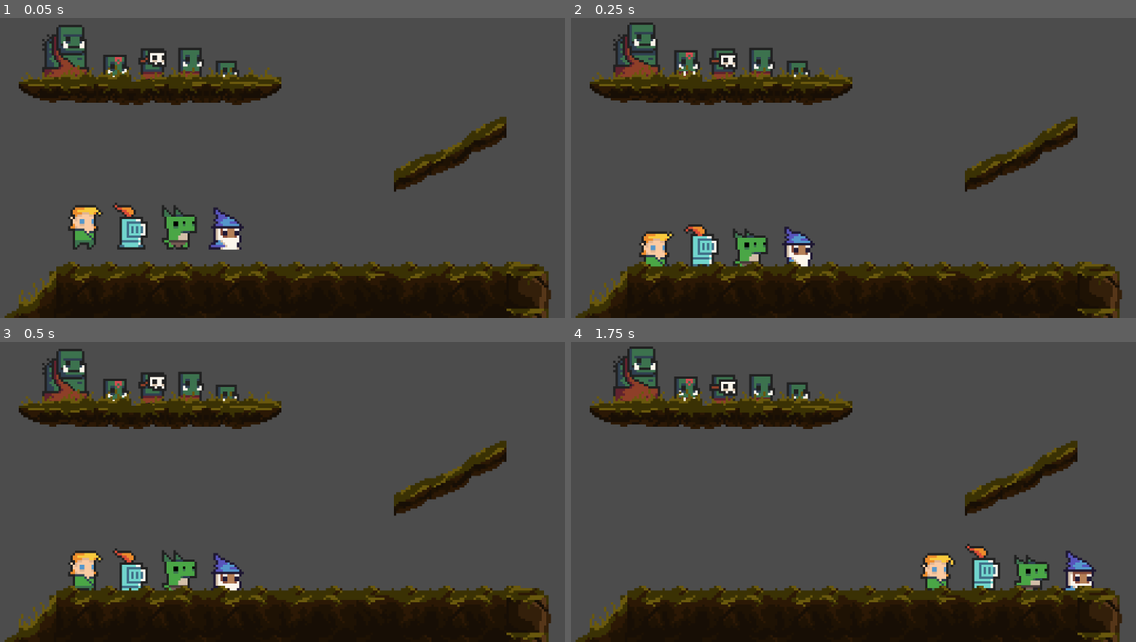
Above: before the commit, frames 1-4 (two rows, left to right).
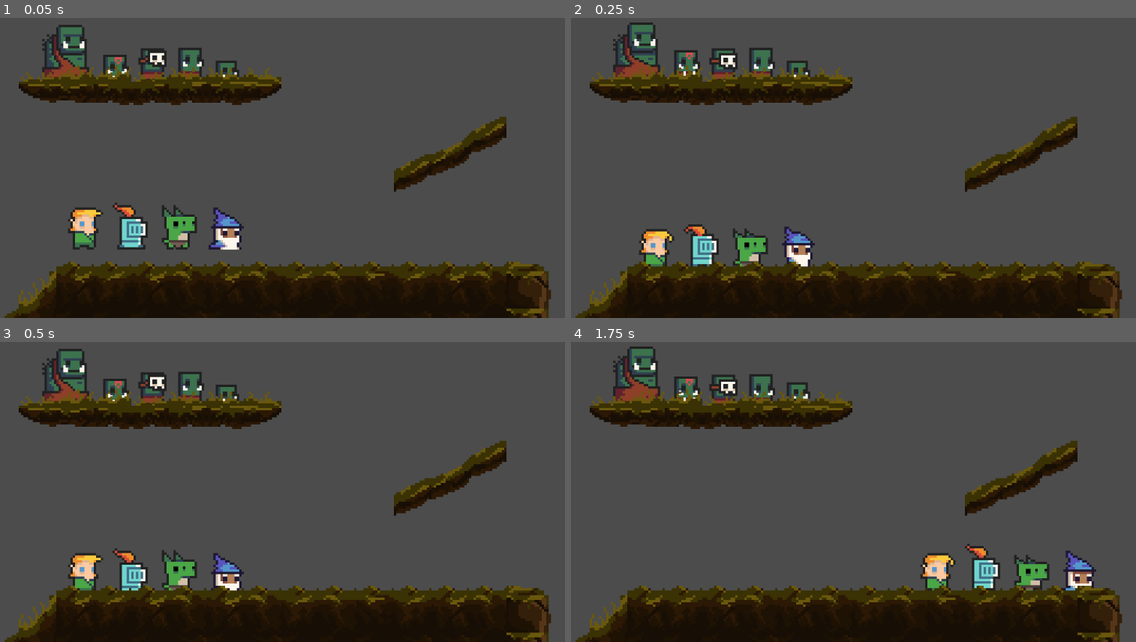
Above: after the commit, the same moments.

Repository: giordanorn/tfgoe
Game: Godot game, scene res://Levels/Test.tscn
Two runs of this game, one before a commit and one after it. Both use one fixed random seed, a clock stepped at 60 frames per second and the inputs below.
Inputs:
- Up to frame 1 (0.05 s): no input
- Up to frame 2 (0.25 s): no input
- Up to frame 3 (0.5 s): no input
- Up to frame 4 (1.75 s): tap Enter (ui_accept) at 0.5, 0.77, 1.52 s; hold Right (ui_right) from 0.53 s (still down)

The runs differ from the first frame. In frame 1, 0.4% of the frame differs, in the area x 12-18%, y 62-78%; in frame 2, 0.4%; in frame 3, 0.4%; in frame 4, nothing differs.
Error before the commit: Attempt to call function 'start' in base 'null instance' on a null instance. (res://Scripts/Attack/Attack.gd:32)

Commit message:
Ataque inserido no elfo para poder testar as implementações

Diff:
--- a/Objects/Players/Elf.tscn
+++ b/Objects/Players/Elf.tscn
@@ -11,7 +11,7 @@
 [ext_resource path="res://Sprites/Characters/Bodies/elf_m_run_anim_f3.png" type="Texture" id=9]
 [ext_resource path="res://Sprites/Characters/Bodies/elf_m_hit_anim_f0.png" type="Texture" id=10]
 [ext_resource path="res://Utils/KeyboardMovement.tscn" type="PackedScene" id=11]
-[ext_resource path="res://Scripts/Attack/Attack.gd" type="Script" id=12]
+[ext_resource path="res://Utils/FrontAttack.tscn" type="PackedScene" id=12]
 
 [sub_resource type="CapsuleShape2D" id=1]
 radius = 5.81073
@@ -35,9 +35,6 @@
 "speed": 10.0
 } ]
 
-[sub_resource type="CapsuleShape2D" id=3]
-height = 2.0
-
 [node name="Elf" type="KinematicBody2D"]
 script = ExtResource( 1 )
 
@@ -48,21 +45,9 @@
 position = Vector2( 0, -4 )
 frames = SubResource( 2 )
 animation = "idle"
+frame = 1
 playing = true
 
 [node name="Movement" parent="." instance=ExtResource( 11 )]
 
-[node name="Attack" type="Node2D" parent="." groups=[
-"player",
-]]
-script = ExtResource( 12 )
-
-[node name="HitArea" type="Area2D" parent="Attack"]
-
-[node name="Shape" type="CollisionShape2D" parent="Attack/HitArea"]
-position = Vector2( 10, -1 )
-shape = SubResource( 3 )
-__meta__ = {
-"_edit_group_": true
-}
-[connection signal="body_entered" from="Attack/HitArea" to="Attack" method="_on_HitArea_body_entered"]
+[node name="FrontAttack" parent="." instance=ExtResource( 12 )]
Not shown: 1 places in Objects/Players/Elf.tscn that only renumber resources
